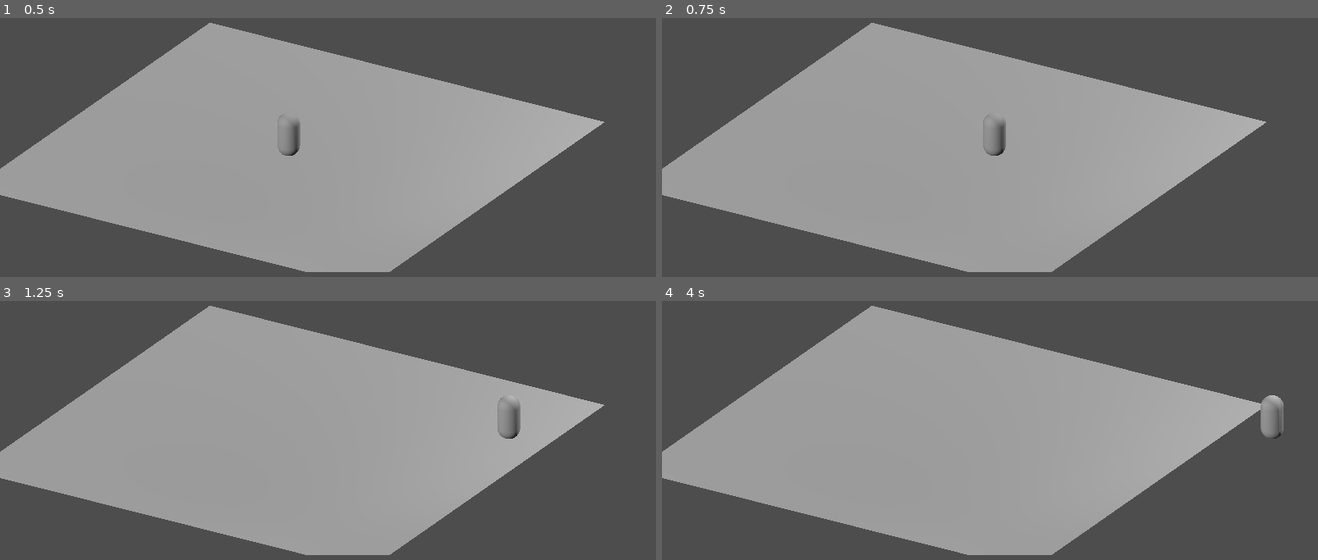
Above: before the commit, frames 1-4 (two rows, left to right).
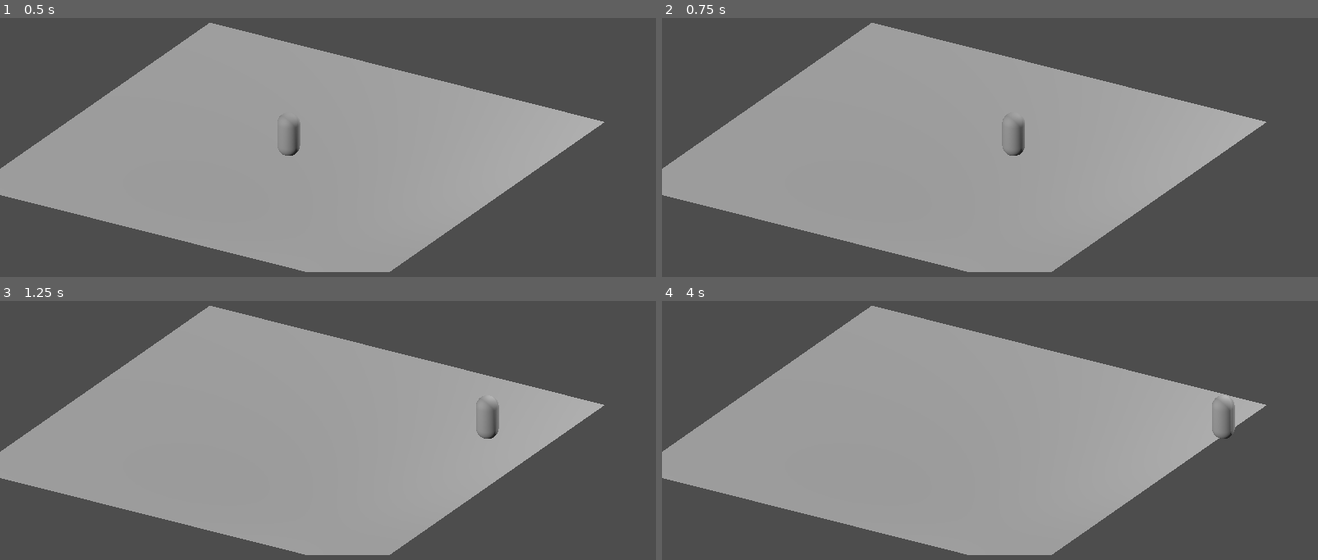
Above: after the commit, the same moments.

Repository: Zain-A-Abbas/Summer-2025-Game
Game: Godot game, scene res://levels/level_list/test_level/test_level.tscn
Two runs of this game, one before a commit and one after it. Both use one fixed random seed, a clock stepped at 60 frames per second and the inputs below.
Inputs:
- Up to frame 1 (0.5 s): no input
- Up to frame 2 (0.75 s): tap Enter at 0.5 s; hold D (move_right) from 0.53 s (still down); tap Shift (dodge) at 0.6 s
- Up to frame 3 (1.25 s): keep holding D (move_right)
- Up to frame 4 (4 s): release D (move_right) at 1.28 s; hold S (move_backward) 1.28-2.03 s; tap Shift (dodge) every 0.75 s from 1.35 to 3.6 s; tap Space at 2, 3.5 s; hold D (move_right) 2.03-2.78 s; tap Enter at 2.75 s; hold W (move_forward) 2.78-3.53 s; hold A (move_left) from 3.53 s (still down)

Frame 1 is identical in both runs. In frame 2, 0.5% of the frame differs, in the area x 48-56%, y 37-54%; in frame 3, 0.7%; in frame 4, 0.9%, in the area x 83-95%, y 36-54%.

Commit message:
implemented basic dodge state

Diff:
--- a/entities/entity_list/player/player_dodge.gd
+++ b/entities/entity_list/player/player_dodge.gd
@@ -1,21 +1,25 @@
 class_name PlayerDodge
 extends PlayerState
 
-var dodge_speed: float = 1000.0
+var dodge_speed: float = 2000.0
 var delta_count: float = 0
 var direction: Vector2 = Vector2.ZERO
-const DODGE_TIME: float = 0.5
+var movement_vector: Vector3 = Vector3.ZERO
+const DODGE_TIME: int = 7 # frames
 
 func st_physics_process(delta: float) -> void:
+	if delta_count == 0: # get direction
+
+		direction = get_player_movement()
+		if direction == Vector2.ZERO:
+			direction = Vector2(1, 0).rotated(deg_to_rad(31))
+		movement_vector = Vector3(-direction.x, 0, direction.y)
+
 	delta_count += delta
-	if delta_count >= DODGE_TIME:
+
+	if delta_count >= DODGE_TIME * delta:
 		delta_count = 0
 		state_machine.change_state("Idle")
 	else:
-		direction = get_player_movement()
-		if direction == Vector2.ZERO:
-			direction = Vector2(1, 0).rotated(deg_to_rad(31))
-
-		var movement_vector = Vector3(-direction.x, 0, direction.y)
 		player.velocity = movement_vector * dodge_speed * delta
 		player.move_and_slide()
--- a/entities/entity_list/player/player_idle.gd
+++ b/entities/entity_list/player/player_idle.gd
@@ -2,9 +2,7 @@
 extends PlayerState
 
 func st_physics_process(delta: float):
-	if Input.is_action_just_released("dodge"):
-		print("Dodging")
+	if Input.is_action_just_pressed("dodge"):
 		state_machine.change_state("Dodge")
 	if get_player_movement():
-		print("Moving")
 		state_machine.change_state("Walk")
--- a/entities/entity_list/player/player_walk.gd
+++ b/entities/entity_list/player/player_walk.gd
@@ -10,7 +10,6 @@
 		return
 
 	if Input.is_action_just_released("dodge"):
-		print("Dodging")
 		state_machine.change_state("Dodge")
 		return
 
